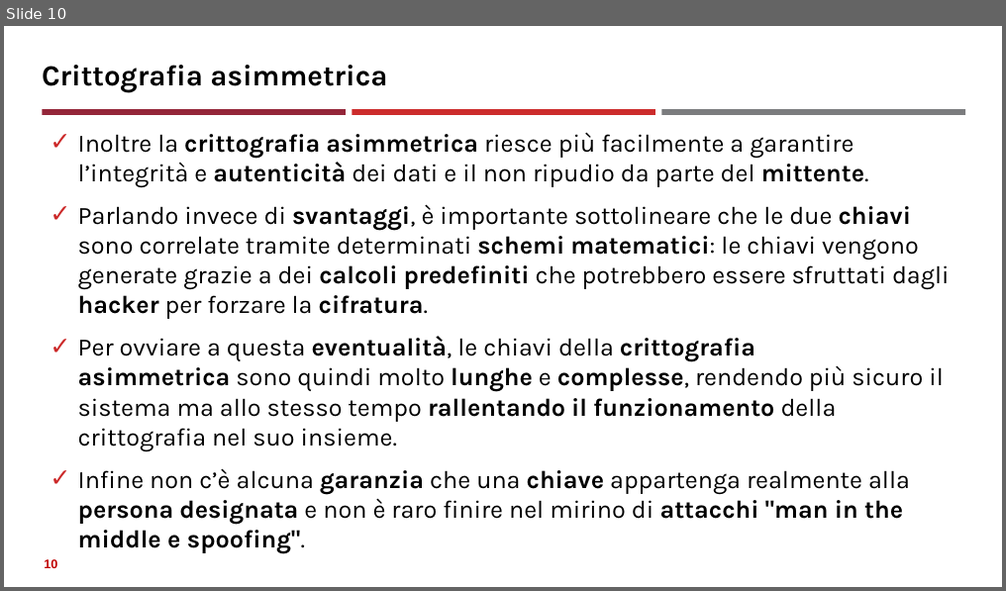
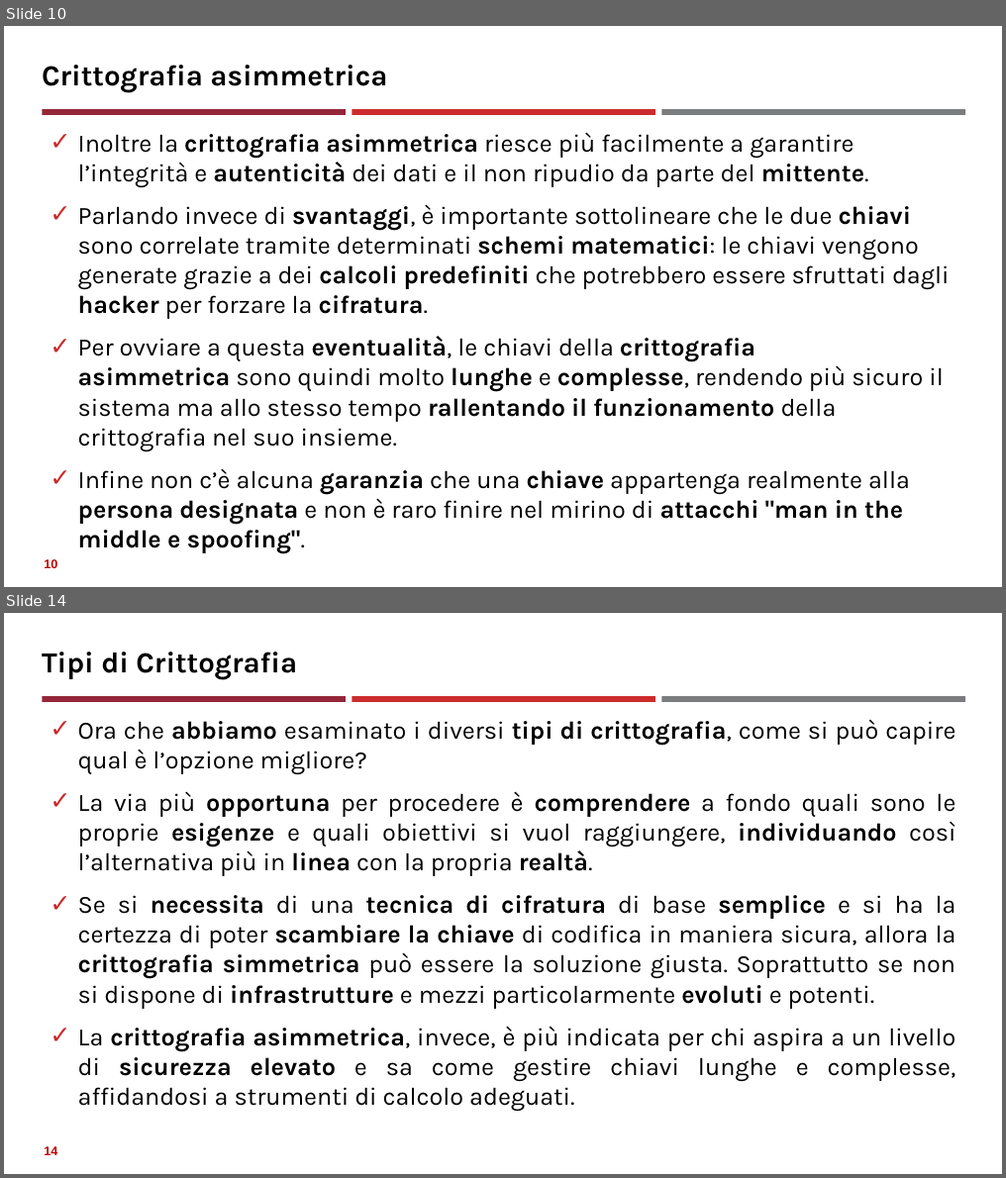
Before and after one commit to neural1977/data_science_interview_material, a slide deck: Assicurazioni/Tecniche crittografiche_ita.pptx. Shown one above the other, each under a label of ours: slide 10 before the commit, slides 10 and 14 after it; the slides between them are not shown. The pictures are 1006x591 and 1006x1178 pixels, drawn with LibreOffice and Linux fonts; fonts in the diff are those of the drawing. Boxes give left, top, right and bottom in pixels: in the first picture for what was removed or moved away, otherwise in the second. Text is boxed around its words. In the diff, an @@ line names an element or a change of style, - is before the commit and + after.

```diff
--- a/Assicurazioni/Tecniche crittografiche_ita.pptx
+++ b/Assicurazioni/Tecniche crittografiche_ita.pptx
@@ slide 14 added at [4, 613, 1002, 1174], background #FFFFFF; not listed: 3 template elements that a slide beside it also shows @@
@@ title added at [42, 652, 297, 680], 28 pt, text #000000, bold @@
+Tipi di Crittografia
@@ text added at [78, 720, 956, 1081], 24 pt, text #000000 @@
+✓ Ora che abbiamo esaminato i diversi tipi di crittografia, come si può capire qual è l’opzione migliore?
+✓ La via più opportuna per procedere è comprendere a fondo quali sono le proprie esigenze e quali obiettivi si vuol raggiungere, individuando così l’alternativa più in linea con la propria realtà.
+✓ Se si necessita di una tecnica di cifratura di base semplice e si ha la certezza di poter scambiare la chiave di codifica in maniera sicura, allora la crittografia simmetrica può essere la soluzione giusta. Soprattutto se non si dispone di infrastrutture e mezzi particolarmente evoluti e potenti.
+✓ La crittografia asimmetrica, invece, è più indicata per chi aspira a un livello di sicurezza elevato e sa come gestire chiavi lunghe e complesse, affidandosi a strumenti di calcolo adeguati.
@@ page number added at [44, 1147, 57, 1156], 12 pt, text #C00000, bold @@
+14
```
Also in this commit, not shown: 2 slides changed, 10 other slides added, 1 other file.
